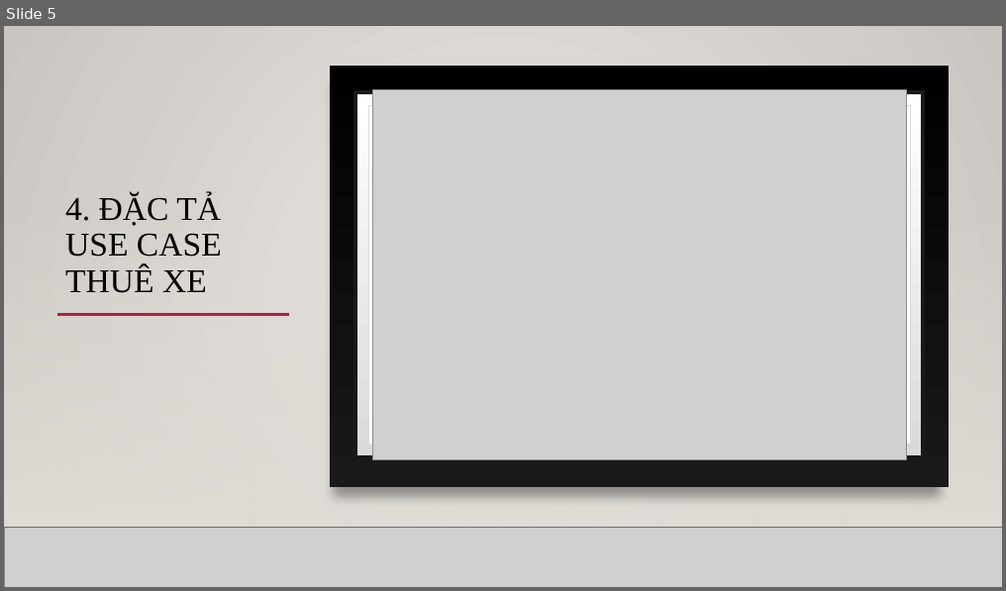
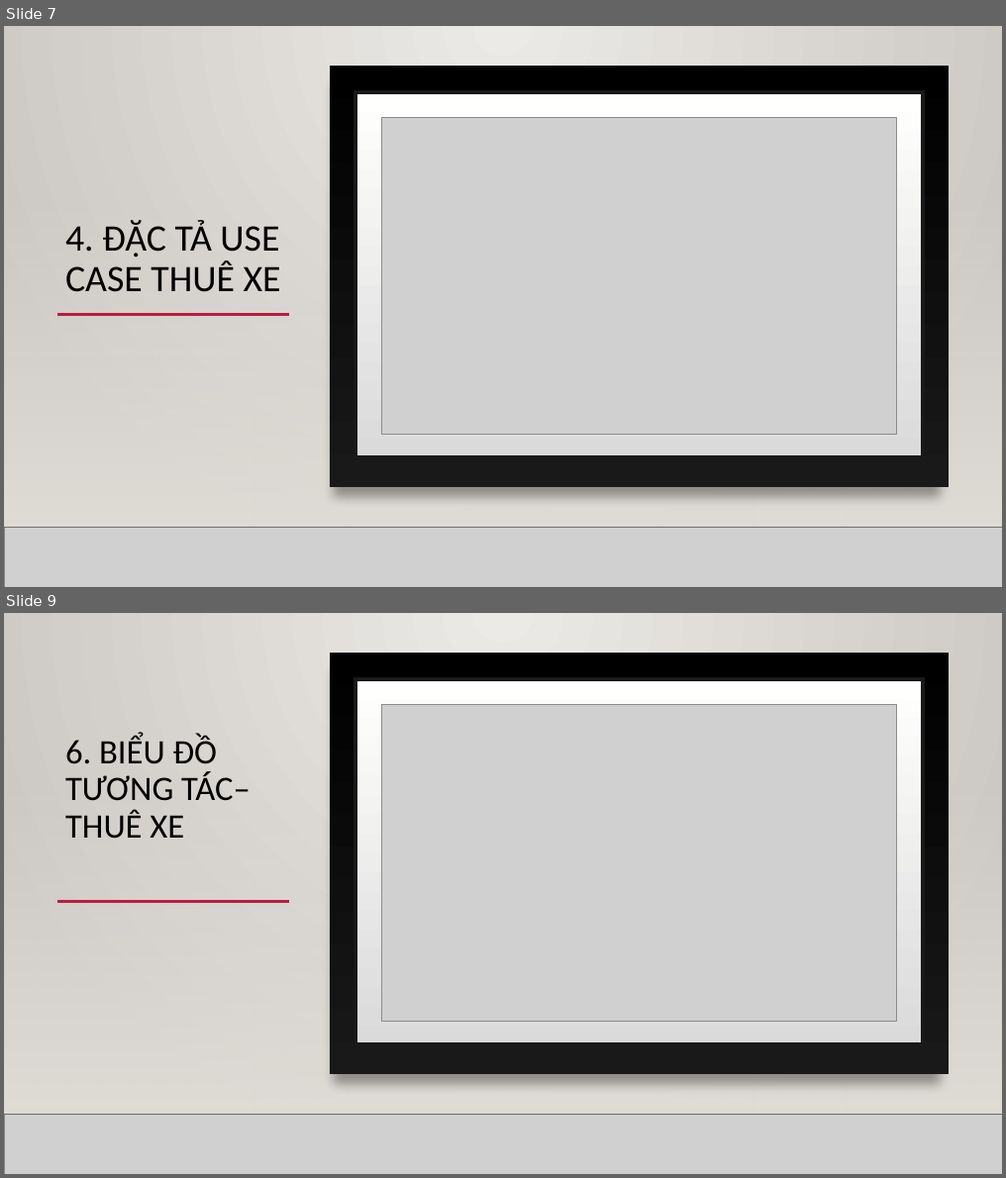
Before and after one commit to lam419/TKXDPM.KSCQ.20211-22, a slide deck: Design/TKXDPM.pptx. Shown one above the other, each under a label of ours: slide 5 before the commit, slides 7 and 9 after it; the slides between them are not shown. The pictures are 1006x591 and 1006x1178 pixels, drawn with LibreOffice and Linux fonts; fonts in the diff are those of the drawing; grey boxes stand for pictures; background and template pictures are left out. Boxes give left, top, right and bottom in pixels: in the first picture for what was removed or moved away, otherwise in the second. Text is boxed around its words. In the diff, an @@ line names an element or a change of style, - is before the commit and + after.

```diff
--- a/Design/TKXDPM.pptx
+++ b/Design/TKXDPM.pptx
@@ slide 9 added at (4, 613, 1002, 1174), background gradient #ECEAE7 to #CAC7C1; not listed: 3 template elements that a slide beside it also shows @@
@@ rectangle added at (4, 613, 1002, 1174), fill gradient #ECEAE7 to #CAC7C1 @@
@@ rectangle added at (330, 653, 948, 1074), fill gradient #000001 to #191919 @@
@@ rectangle added at (355, 679, 923, 1045), fill gradient #DADADA to #FFFFFE, outline #191919 4 pt @@
@@ picture added at (382, 704, 896, 1021) @@
@@ title added at (65, 736, 251, 839), 33 pt, text #000000 @@
+6. BIỂU ĐỒ TƯƠNG TÁC– THUÊ XE
@@ rectangle added at (4, 778, 1002, 1115), fill gradient #DFDBD5 @@
@@ rectangle added at (4, 778, 1002, 1115), fill gradient #DFDBD5 @@
@@ line added from (57, 902) to (289, 902), #B71E42 2.5 pt @@
@@ line added from (202, 902) to (909, 902), #B71E42 2.5 pt @@
@@ line added from (4, 1115) to (1002, 1115), #000001 1 pt @@
@@ picture added at (4, 1115, 1002, 1174) @@
@@ line added from (4, 1115) to (1002, 1115), #000001 1 pt @@
@@ what was slide 5 is now slide 7 @@
@@ slide 7 changed as well @@
@@ background gradient #EBE9E6 to #C9C5C0 to gradient #ECEAE7 to #CAC7C1 @@
@@ rectangle at (4, 26, 1002, 587): fill gradient #EBE9E6 to #C9C5C0 to gradient #ECEAE7 to #CAC7C1 @@
@@ rectangle removed at (368, 106, 910, 445) @@
@@ picture: place and size @@
-picture at (372, 90, 907, 461)
+picture at (382, 117, 896, 434)
@@ title "4. ĐẶC TẢ USE CASE ..." at (65, 220, 281, 292): size 32 to 36 pt, font Times New Roman to Calibri @@
```
Also in this commit, not shown: 5 other slides changed, 5 other slides added.
